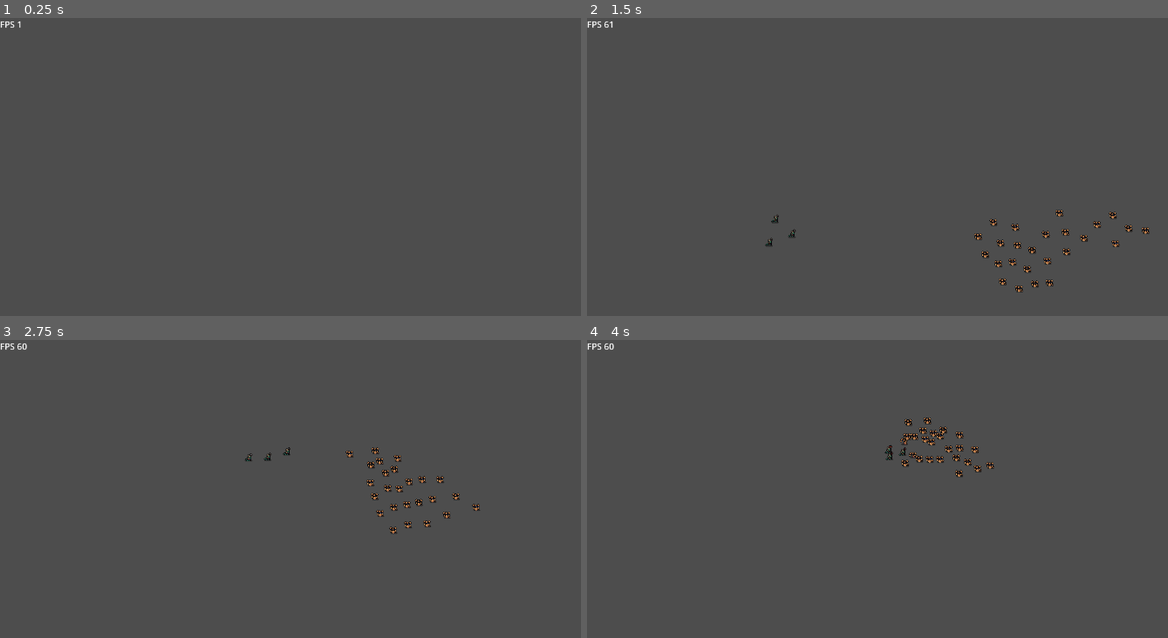
Above: before the commit, frames 1-4 (two rows, left to right).
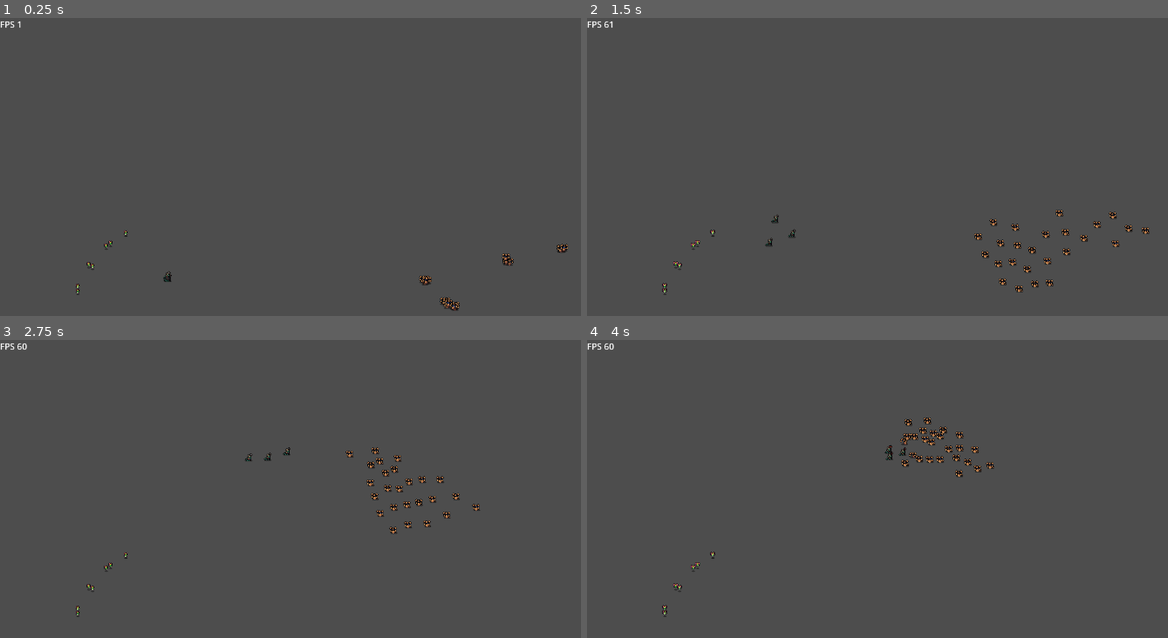
Above: after the commit, the same moments.

Repository: Snayff/nqp3
Game: Godot game, scene res://scenes/stages/combat/stage_combat.tscn
Same seed, same stepped clock (60 frames per second), same inputs: the game is played once before the commit and once after it.
Inputs:
- Up to frame 1 (0.25 s): no input
- Up to frame 2 (1.5 s): tap Enter at 0.5 s; hold D (move_right) 0.53-1.28 s; hold S (move_down) from 1.28 s (still down)
- Up to frame 3 (2.75 s): release S (move_down) at 2.03 s; hold D (move_right) from 2.03 s (still down)
- Up to frame 4 (4 s): release D (move_right) at 2.78 s; hold W (move_up) 2.78-3.53 s; hold A (move_left) from 3.53 s (still down)

The runs differ from the first frame. In frame 1, 0.4% of the frame differs, in the area x 13-98%, y 71-99%; in frame 2, less than 0.1%; in frame 3, less than 0.1%; in frame 4, less than 0.1%.

Commit message:
updates and fixes to commander_test scene
Now it uses the new commander unit names, and fix a bug where
player commander sprite wouldn't show up because the initial state
was never entered. You can't move your commander anymore as
the states for the player commander are still blank

Diff:
--- a/scenes/entities/actor/actor.gd
+++ b/scenes/entities/actor/actor.gd
@@ -115,11 +115,13 @@
 
 ## post _ready setup
 func actor_setup() -> void:
-
 	_connect_signals()
 
 	# Wait for the first physics frame so the NavigationServer can sync.
 	await get_tree().physics_frame
+
+	# Trigger enter function on initial state
+	state_machine.change_state(state_machine._current_state_name)
 
 	# with actions fully initialised lets force the attack_range_updated signal to fire
 	actions._recalculate_attack_range()
--- a/scenes/stages/commander_test/comander_test.gd
+++ b/scenes/stages/commander_test/comander_test.gd
@@ -8,13 +8,18 @@
 func _get_units_from_troupe() -> void:
 	# FIXME: when troupes exist update to use troupe. placeholder code for now.
 
+	var num_unit_per_team = 1
+	var unit_name: String
+	var unit_choices : Dictionary = {
+		Constants.TEAM_ALLY: ["cavalier"],
+		Constants.TEAM_ENEMY: ["knight"]
+	}
+
 	for key in _units.keys():
-		var num_unit_per_team = 1
-		var unit_name: String
-		unit_name = "commander"
-
 		for i in range(num_unit_per_team):
+			unit_name = unit_choices[key][0]
 			var unit = Factory.create_unit(self, unit_name, key)
+			unit.set_name(unit_name.to_pascal_case() + "_Unit")
 			_units[key].append(unit)
 
 
